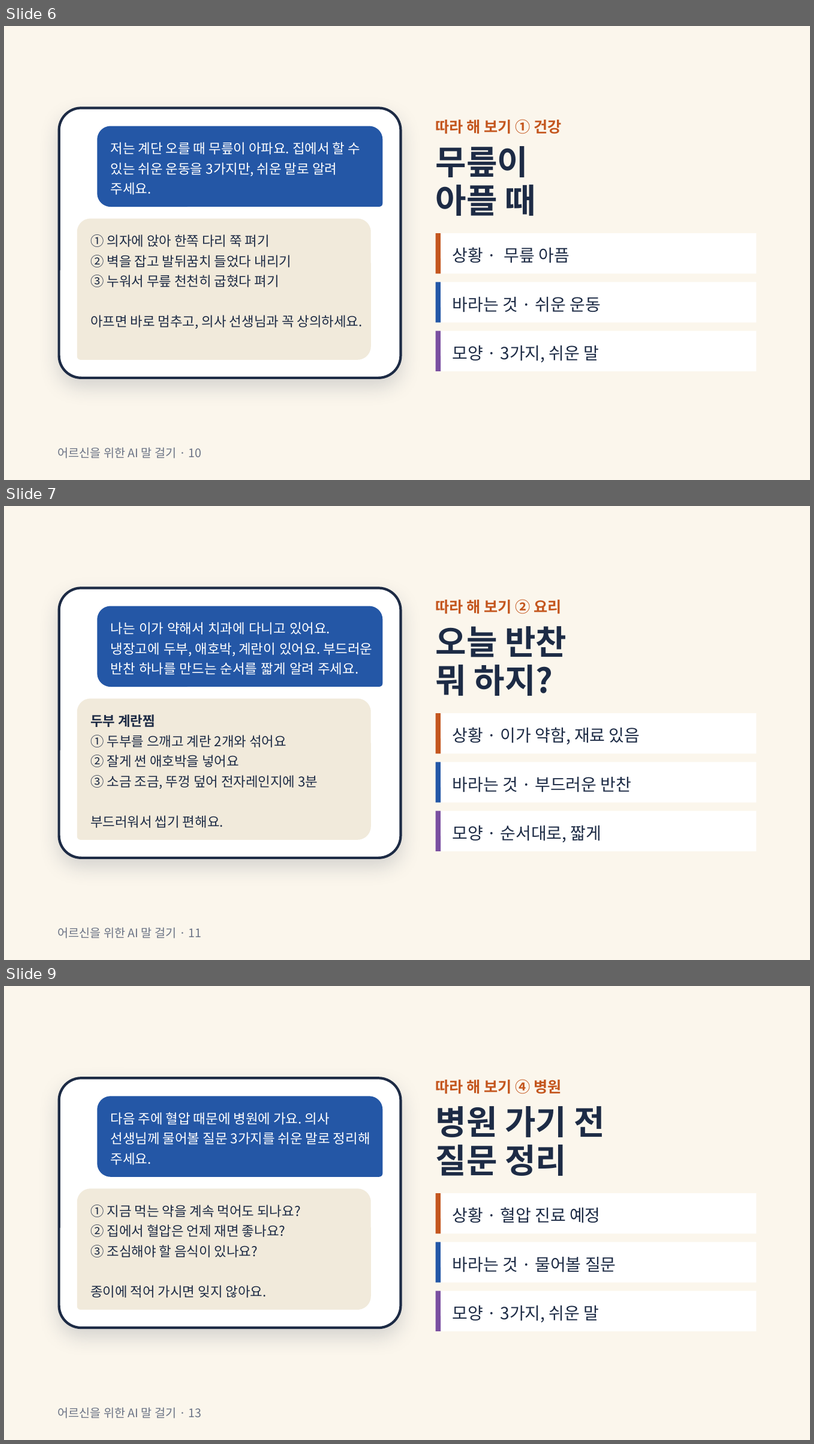
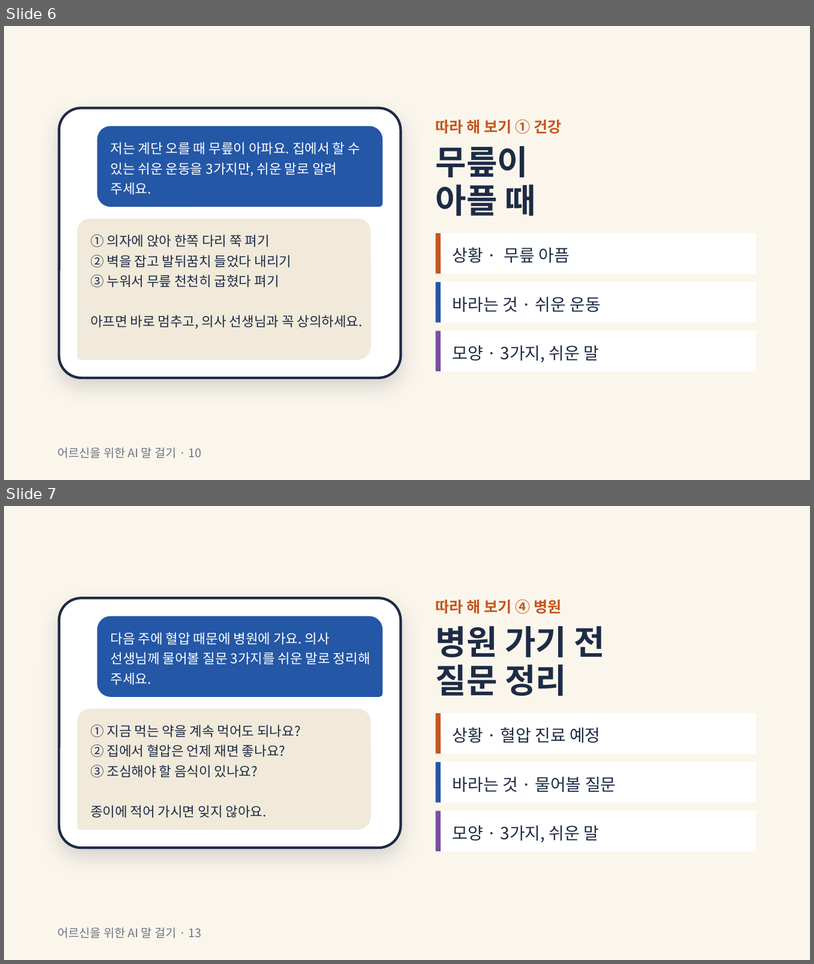
Before and after one commit to bbkilhyun0814-collab/---, a slide deck: ppt/ai와 함께 (카톡 챗GPT).pptx. Shown one above the other, each under a label of ours: slides 6, 7 and 9 before the commit, slides 6 and 7 after it; the slides between them are not shown. The pictures are 814x1444 and 814x964 pixels, drawn with LibreOffice and Linux fonts; fonts in the diff are those of the drawing. Boxes give left, top, right and bottom in pixels: in the first picture for what was removed or moved away, otherwise in the second. Text is boxed around its words. In the diff, an @@ line names an element or a change of style, - is before the commit and + after.

```diff
--- a/ppt/ai와 함께 (카톡 챗GPT).pptx
+++ b/ppt/ai와 함께 (카톡 챗GPT).pptx
@@ slide 7 removed at [4, 506, 810, 960], background #FBF6EC @@
@@ rounded rectangle removed at [59, 588, 401, 858] @@
@@ freeform shape removed at [97, 606, 383, 686] @@
-나는 이가 약해서 치과에 다니고 있어요. 냉장고에 두부, 애호박, 계란이 있어요. 부드러운 반찬 하나를 만드는 순서를 짧게 알려 주세요.
@@ text removed at [436, 599, 562, 614] @@
-따라 해 보기 ② 요리
@@ title removed at [436, 626, 567, 696] @@
-오늘 반찬
-뭐 하지?
@@ freeform shape removed at [77, 699, 371, 840] @@
-두부 계란찜
-① 두부를 으깨고 계란 2개와 섞어요
-② 잘게 썬 애호박을 넣어요
-③ 소금 조금, 뚜껑 덮어 전자레인지에 3분
-부드러워서 씹기 편해요.
@@ rectangle removed at [436, 713, 757, 753] @@
-상황 · 이가 약함, 재료 있음
@@ line removed from (438, 713) to (438, 753) @@
@@ rectangle removed at [436, 762, 757, 802] @@
-바라는 것 · 부드러운 반찬
@@ line removed from (438, 762) to (438, 802) @@
@@ rectangle removed at [436, 811, 757, 852] @@
-모양 · 순서대로, 짧게
@@ line removed from (438, 811) to (438, 851) @@
@@ text removed at [58, 927, 201, 938] @@
-어르신을 위한 AI 말 걸기 · 11
@@ what was slide 9 is now slide 7 @@
```
Also in this commit, not shown: 2 other slides removed.
